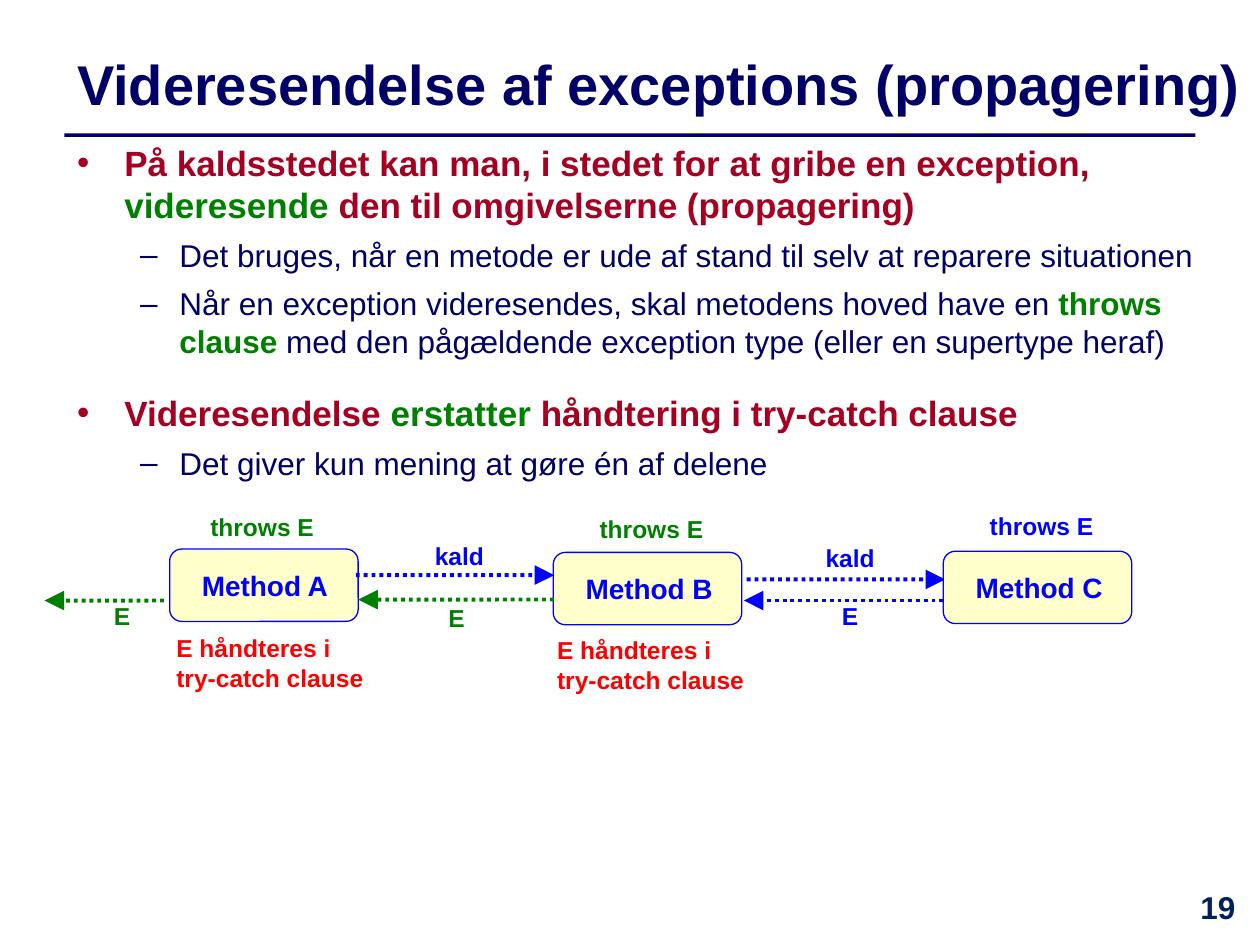
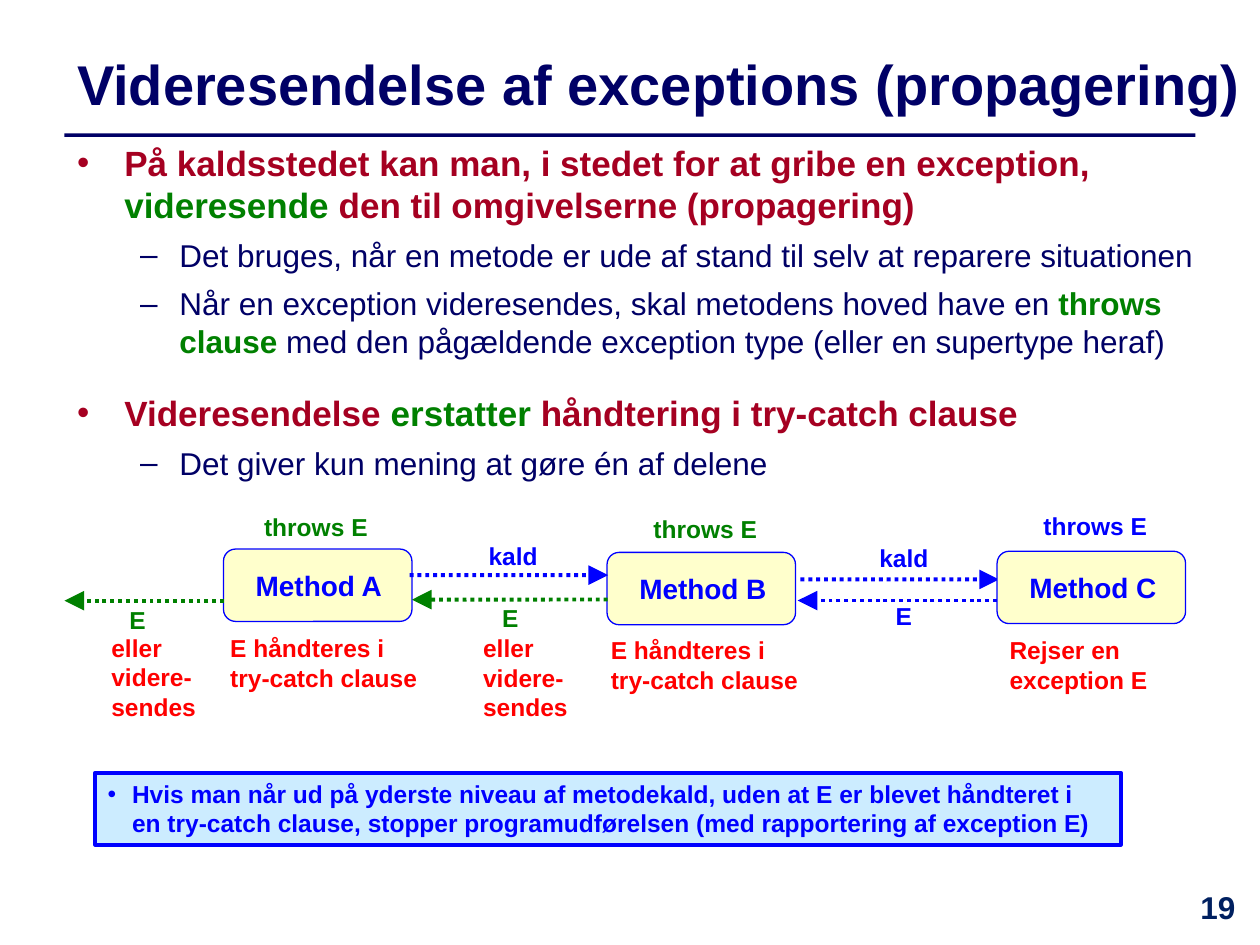
Before and after one commit to IntProgAU/Materiale, a slide deck: slide 19 of web/e21/uge_14/Slides-Uge14.pptx. Drawn at 1260x945 pixels with LibreOffice and Linux fonts; fonts in the diff are those of the drawing. Boxes give left, top, right and bottom in pixels: in the first picture for what was removed or moved away, otherwise in the second. Text is boxed around its words. In the diff, an @@ line names an element or a change of style, - is before the commit and + after.

```diff
--- a/web/e21/uge_14/Slides-Uge14.pptx
+++ b/web/e21/uge_14/Slides-Uge14.pptx
@@ text "E" moved from (x1=114, y1=608, x2=130, y2=625) to (x1=129, y1=612, x2=145, y2=629) @@
@@ arrow moved from (164, 601) - (44, 601) to (224, 601) - (64, 601) @@
@@ 12 texts, 4 arrows, 3 rounded rectangles moved together from (x1=170, y1=517, x2=1133, y2=694) to (x1=223, y1=517, x2=1186, y2=694) @@
@@ text added at (x1=111, y1=639, x2=195, y2=717), 14 pt, text #FF0000, bold @@
+eller videre-sendes
@@ text added at (x1=483, y1=639, x2=567, y2=717), 14 pt, text #FF0000, bold @@
+eller videre-sendes
@@ text added at (x1=1010, y1=641, x2=1147, y2=694), 14 pt, text #FF0000, bold @@
+Rejser en exception E
@@ rectangle added at (x1=96, y1=772, x2=1121, y2=844), fill #CCECFF, outline #0000FF 2.25 pt, 14 pt, text #0000FF, bold @@
+• Hvis man når ud på yderste niveau af metodekald, uden at E er blevet håndteret i en try-catch clause, stopper programudførelsen (med rapportering af exception E)
```
Also in this commit, not shown: 3 other slides changed, 2 other files.
